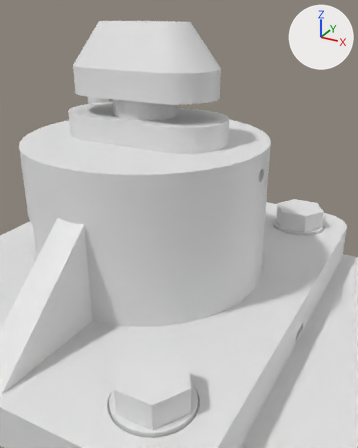
What one commit did to the glTF model CAD/GLB/VG-2026_46_00_twistlock_open.glb.
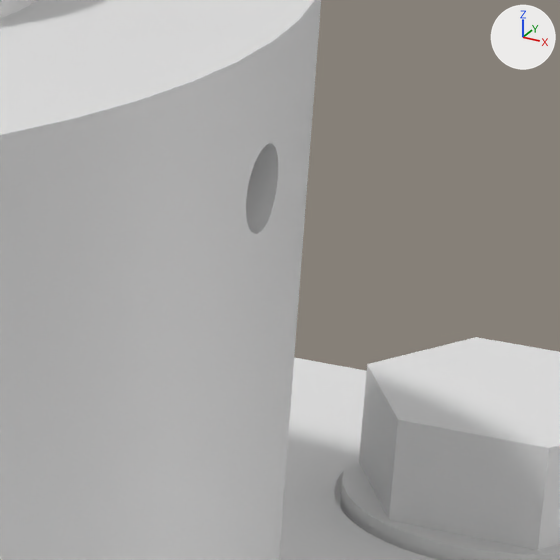
The first picture shows the older version from a camera (50 mm lens) standing at (0.1837, -0.2874, 0.207) and looking at (0.0461, -0.0372, 0.0819). The close-ups show the older and then the newer version on the part from 62% to 86% of the width and 33% to 52% of the height of that picture. Only the edits that show in the close-ups are written down. Every picture has the same lights, and +X, +Y and +Z are marked at upper right. Where no turn or scale is listed for an object, it has been applied to the vertices.

Objects in the first close-up: 'pos.1 body VG-2026.46.01 (cast 20GL)', 'pos.11 washer under head 4', 'pos.9 bolt M24x80 A4-80 4'.
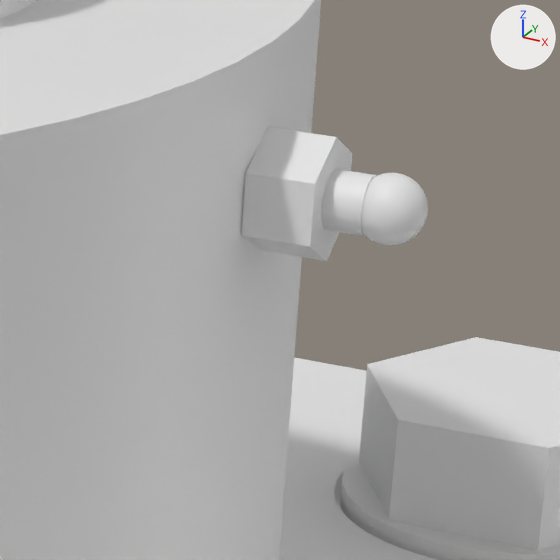
Changed parts and their boxes [x1, y1, x2, y2] in the close-ups (560 x 560 px):
```json
{"object": "pos.15 grease nipple M10x1", "change": "added", "after": [242, 127, 428, 261]}
```

The change, as JSON lines over the scene's bpy script:
```json
{"op": "add", "block": "me_pos_15_grease_nipple_m10x1", "code": ["me_pos_15_grease_nipple_m10x1 = bpy.data.meshes.new('pos.15 grease nipple M10x1')", "me_pos_15_grease_nipple_m10x1.from_pydata(...)  # 1171 vertices, 2338 faces; spans x 0.077..0.1015, y -0.0055..0.0055, z 0.1026..0.1154"]}
{"op": "add", "block": "ob_pos_15_grease_nipple_m10x1", "code": ["ob_pos_15_grease_nipple_m10x1 = bpy.data.objects.new('pos.15 grease nipple M10x1', me_pos_15_grease_nipple_m10x1)", "ob_pos_15_grease_nipple_m10x1.location = (0.0, 0.0, 0.0)"]}
```
